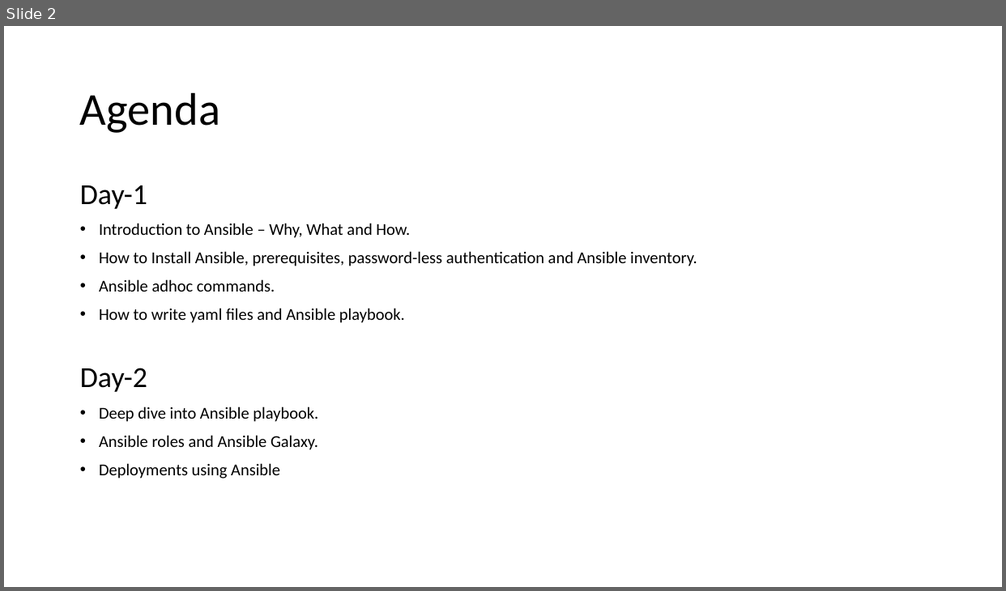
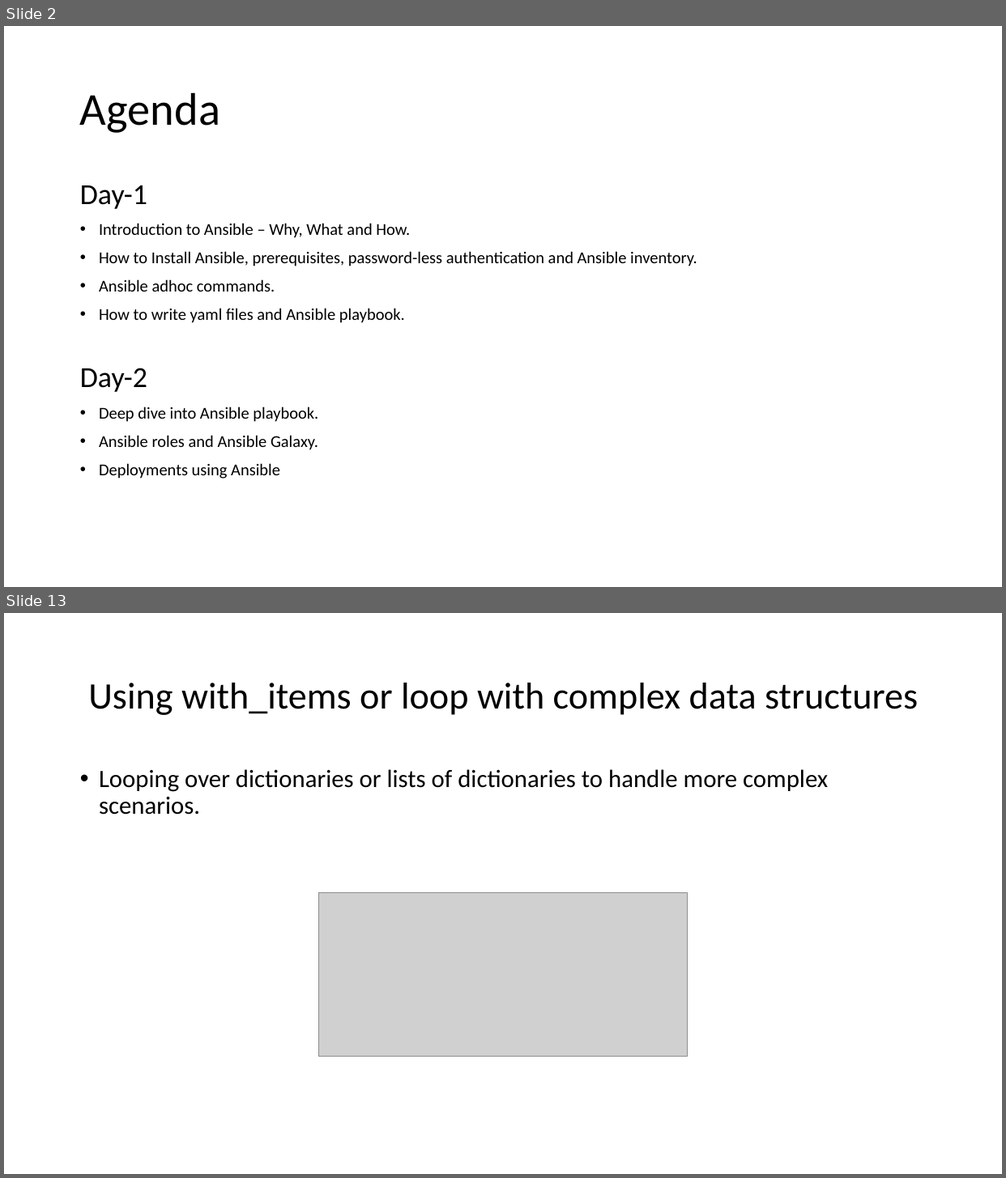
Before and after one commit to abirbandy/ansible-study-material, a slide deck: Introduction to Ansible.pptx. Shown one above the other, each under a label of ours: slide 2 before the commit, slides 2 and 13 after it; the slides between them are not shown. The pictures are 1006x591 and 1006x1178 pixels, drawn with LibreOffice and Linux fonts; fonts in the diff are those of the drawing; grey boxes stand for pictures. Boxes give left, top, right and bottom in pixels: in the first picture for what was removed or moved away, otherwise in the second. Text is boxed around its words. In the diff, an @@ line names an element or a change of style, - is before the commit and + after.

```diff
--- a/Introduction to Ansible.pptx
+++ b/Introduction to Ansible.pptx
@@ slide 13 added at box(4, 613, 1002, 1174), background #FFFFFF @@
@@ title added at box(88, 683, 918, 715), 36 pt, text #000000 @@
+Using with_items or loop with complex data structures
@@ text added at box(99, 769, 828, 815), 24 pt, text #000000 @@
+• Looping over dictionaries or lists of dictionaries to handle more complex scenarios.
@@ picture added at box(319, 893, 688, 1057) @@
```
Also in this commit, not shown: 5 slides changed, 18 other slides added, 1 slide removed.
